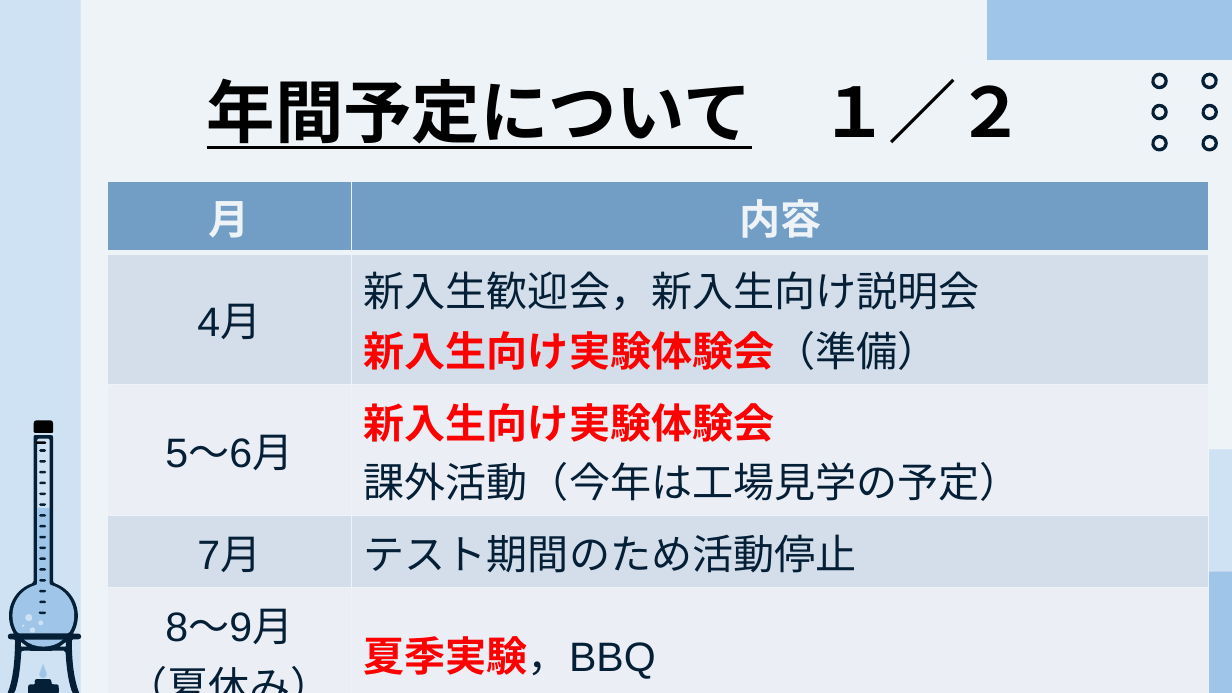
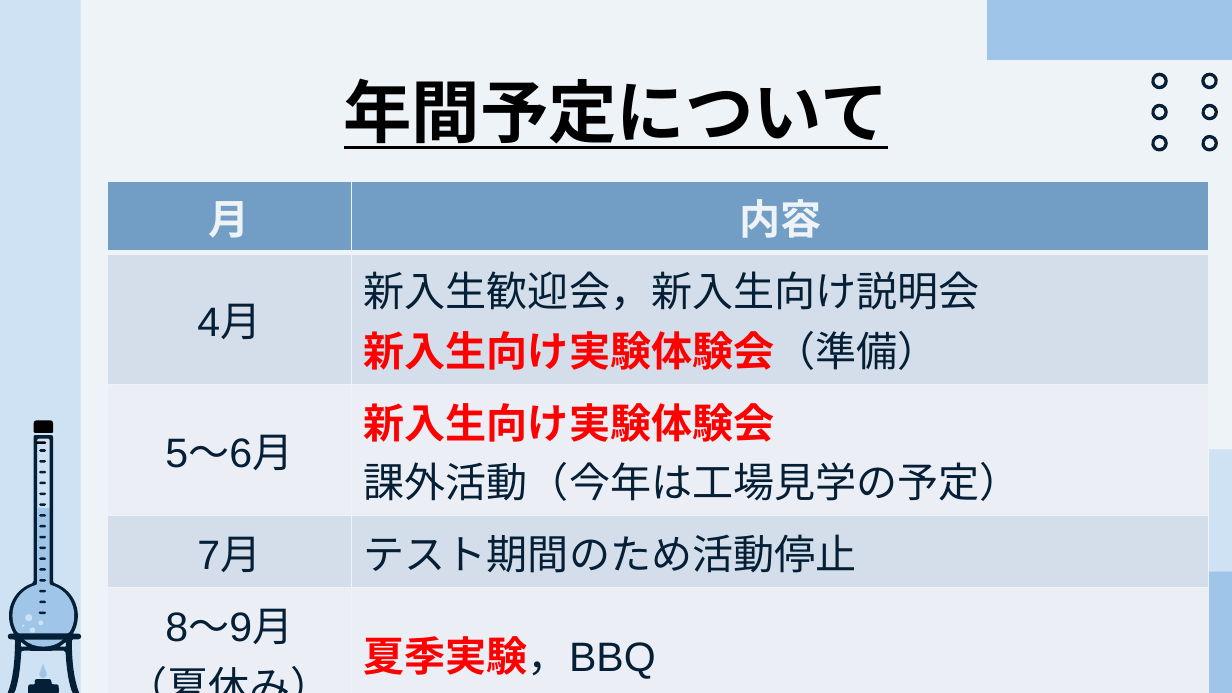
Before and after one commit to CL-ken/CL-ken.github.io, a slide deck: slide 3 of 2025/25_サークル説明.pptx (slide 4 before the commit). Drawn at 1232x693 pixels with LibreOffice and Linux fonts; fonts in the diff are those of the drawing. Boxes give left, top, right and bottom in pixels: in the first picture for what was removed or moved away, otherwise in the second. Text is boxed around its words. In the diff, an @@ line names an element or a change of style, - is before the commit and + after.

```diff
--- a/2025/25_サークル説明.pptx
+++ b/2025/25_サークル説明.pptx
@@ text at (x1=344, y1=78, x2=889, y2=149): text changed @@
-年間予定について １／２
+年間予定について
```
Also in this commit, not shown: 2 other slides changed, 2 slides removed.
